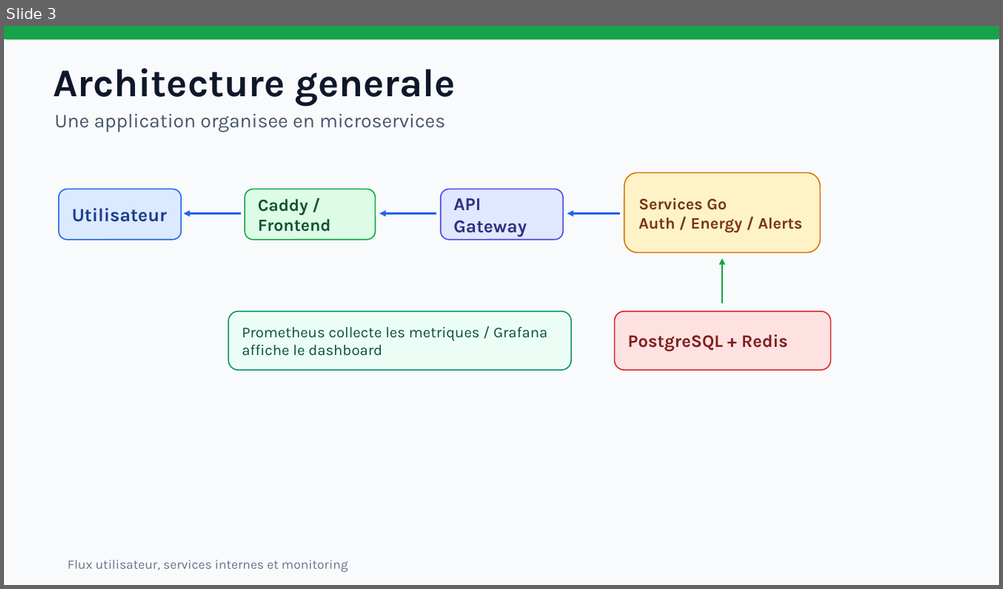
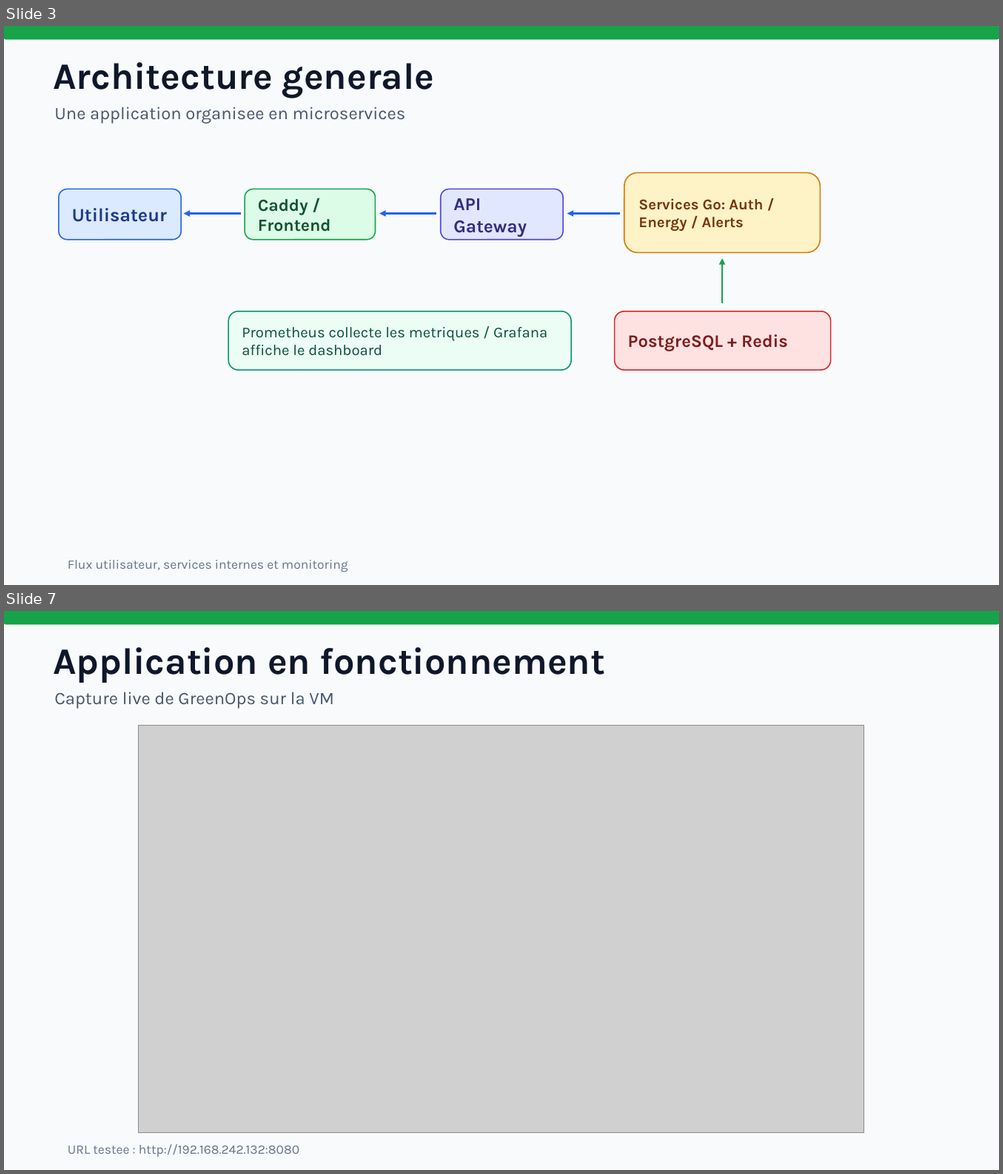
Before and after one commit to montchonabil-collab/greenops-platform, a slide deck: docs/greenops-platform-presentation.pptx. Shown one above the other, each under a label of ours: slide 3 before the commit, slides 3 and 7 after it; the slides between them are not shown. The pictures are 1003x589 and 1003x1174 pixels, drawn with LibreOffice and Linux fonts; fonts in the diff are those of the drawing; grey boxes stand for pictures. Boxes give left, top, right and bottom in pixels: in the first picture for what was removed or moved away, otherwise in the second. Text is boxed around its words. In the diff, an @@ line names an element or a change of style, - is before the commit and + after.

Commit message:
Add proof screenshots to presentation

```diff
--- a/docs/greenops-platform-presentation.pptx
+++ b/docs/greenops-platform-presentation.pptx
@@ slide 7 added at (4, 611, 999, 1170), background #F8FAFC @@
@@ rounded rectangle added at (4, 611, 999, 624), fill #16A34A, outline #16A34A 1.1 pt @@
@@ text added at (53, 647, 605, 683), 36 pt, text #0F172A, bold @@
+Application en fonctionnement
@@ text added at (54, 692, 334, 709), 17 pt, text #475569 @@
+Capture live de GreenOps sur la VM
@@ picture added at (138, 725, 864, 1133) @@
@@ text added at (68, 1145, 299, 1157), 12.5 pt, text #64748B @@
+URL testee : http://192.168.242.132:8080
@@ slide 3 changed as well @@
@@ text "Architecture generale": place and size @@
-text "Architecture generale" at (53, 68, 455, 105)
+text "Architecture generale" at (53, 62, 434, 99)
@@ text "Architecture generale" at (53, 62, 434, 99): size 38 to 36 pt @@
@@ text "Une application organisee en microservices": place and size @@
-text "Une application organisee en microservices" at (54, 113, 445, 133)
+text "Une application organisee en microservices" at (54, 107, 406, 124)
@@ text "Une application organisee en microservices" at (54, 107, 406, 124): size 19 to 17 pt @@
@@ text in rounded rectangle at (638, 198, 762, 231): text changed; size 15.5 to 14.5 pt @@
-Services Go
-Auth / Energy / Alerts
+Services Go: Auth / Energy / Alerts
```
Also in this commit, not shown: 8 other slides changed, 6 other slides added, 1 slide removed, 7 other files.
